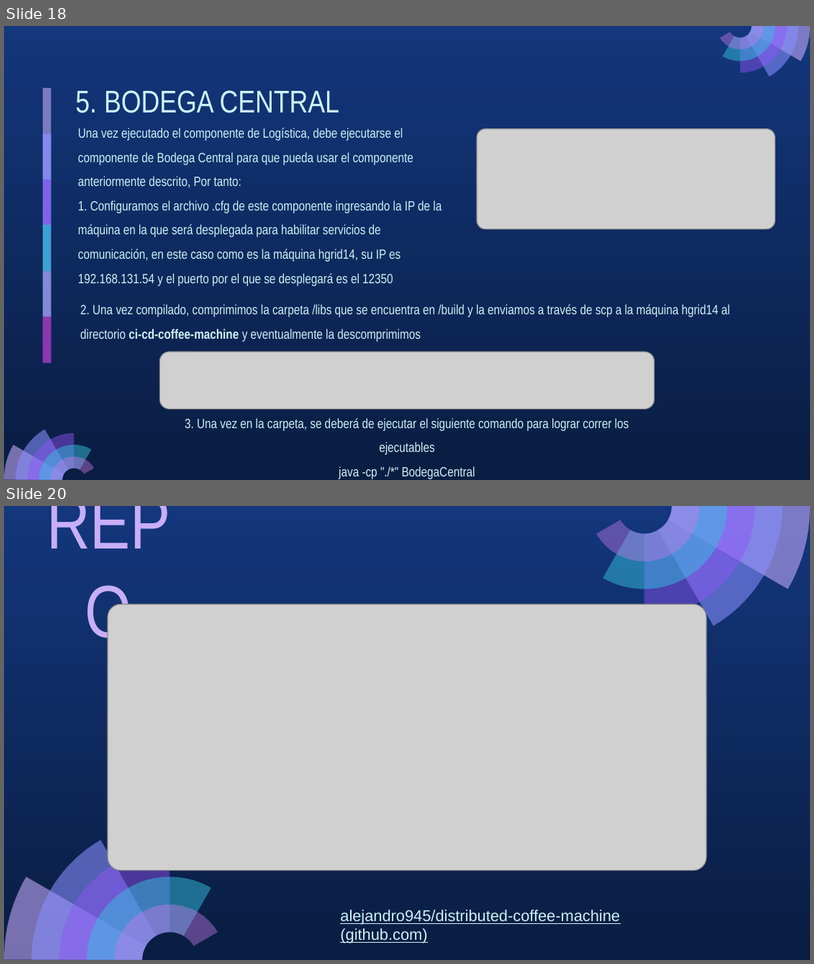
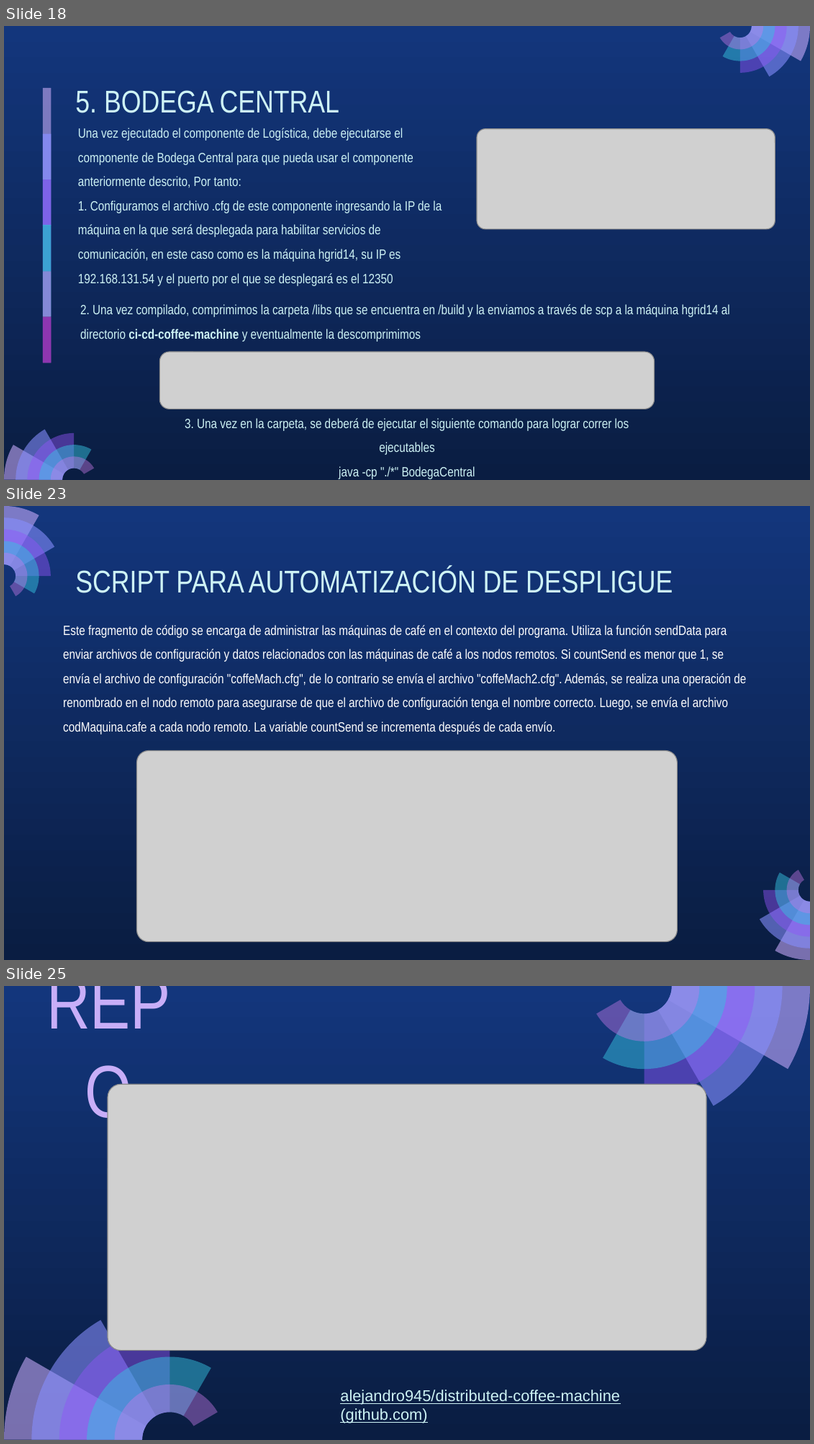
Before and after one commit to alejandro945/distributed-coffee-machine, a slide deck: docs/Despliegue CM.pptx. Shown one above the other, each under a label of ours: slides 18 and 20 before the commit, slides 18, 23 and 25 after it; the slides between them are not shown. The pictures are 814x964 and 814x1444 pixels, drawn with LibreOffice and Linux fonts; fonts in the diff are those of the drawing; grey boxes stand for pictures. Boxes give left, top, right and bottom in pixels: in the first picture for what was removed or moved away, otherwise in the second. Text is boxed around its words. In the diff, an @@ line names an element or a change of style, - is before the commit and + after.

Commit message:
broker and proxy deploy specified. Bash script added to slides

```diff
--- a/docs/Despliegue CM.pptx
+++ b/docs/Despliegue CM.pptx
@@ slide 23 added at bbox=[4, 506, 810, 960], background gradient #13367C to #0A1D42 @@
@@ group added at bbox=[4, 506, 55, 596]: 5 freeform shapes @@
@@ title added at bbox=[75, 567, 673, 593], 28 pt, text #CEF3F5 @@
+SCRIPT PARA AUTOMATIZACIÓN DE DESPLIGUE
@@ text added at bbox=[63, 625, 746, 734], 12 pt, text #FFFFFF @@
+Este fragmento de código se encarga de administrar las máquinas de café en el contexto del programa. Utiliza la función sendData para enviar archivos de configuración y datos relacionados con las máquinas de café a los nodos remotos. Si countSend es menor que 1, se envía el archivo de configuración "coffeMach.cfg", de lo contrario se envía el archivo "coffeMach2.cfg". Además, se realiza una operación de renombrado en el nodo remoto para asegurarse de que el archivo de configuración tenga el nombre correcto. Luego, se envía el archivo codMaquina.cafe a cada nodo remoto. La variable countSend se incrementa después de cada envío.
@@ picture added at bbox=[137, 750, 677, 942] @@
@@ group added at bbox=[759, 870, 810, 960]: 5 freeform shapes @@
@@ what was slide 20 is now slide 25 @@
```
Also in this commit, not shown: 1 slide changed, 4 other slides added, 1 other file.
